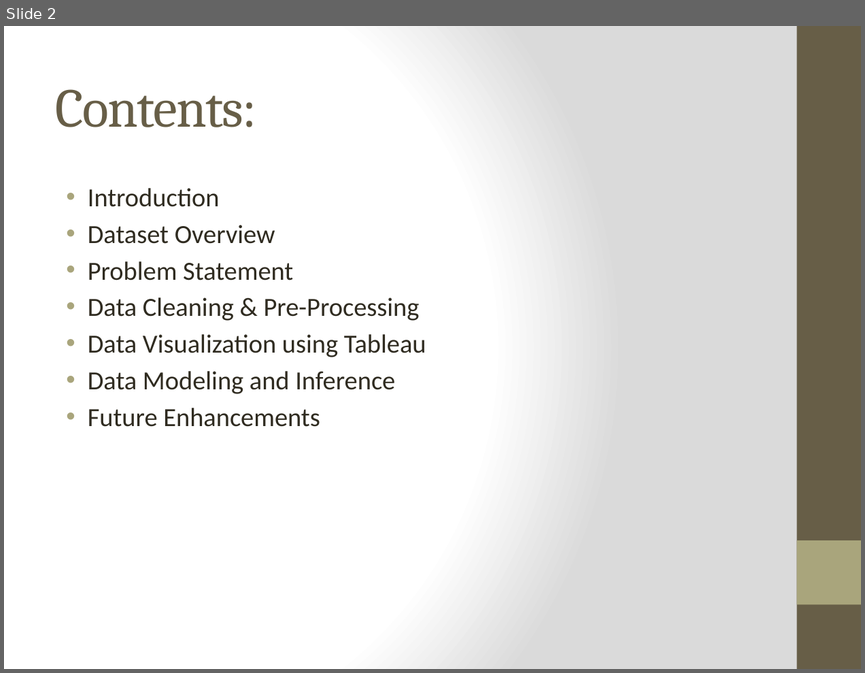
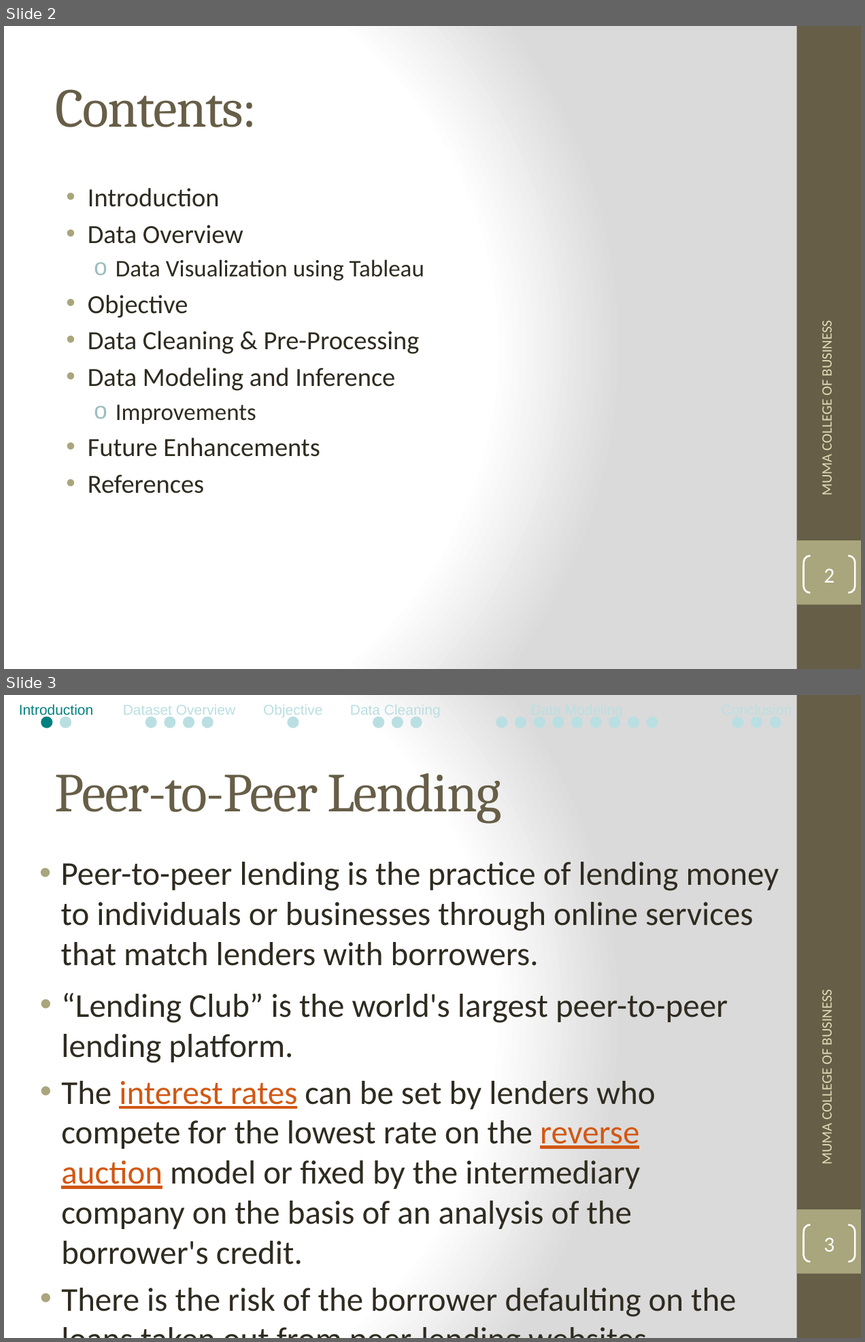
Before and after one commit to bibinjose/Data-Mining-Project, a slide deck: Data Mining-Project_PPT-Peer-to-Peer Lending.pptx. Shown one above the other, each under a label of ours: slide 2 before the commit, slides 2 and 3 after it. The pictures are 865x673 and 865x1342 pixels, drawn with LibreOffice and Linux fonts; fonts in the diff are those of the drawing. Boxes give left, top, right and bottom in pixels: in the first picture for what was removed or moved away, otherwise in the second. Text is boxed around its words. In the diff, an @@ line names an element or a change of style, - is before the commit and + after.

```diff
--- a/Data Mining-Project_PPT-Peer-to-Peer Lending.pptx
+++ b/Data Mining-Project_PPT-Peer-to-Peer Lending.pptx
@@ slide 3 added at <box>4,695,861,1338</box>, background gradient #FFFFFF to #DADADA; not listed: 2 template elements that a slide beside it also shows @@
@@ group added at <box>19,704,781,727</box>: 22 ellipses, 4 texts @@
+Introduction
+Dataset Overview
+Objective
+Data Cleaning
@@ title added at <box>55,773,501,824</box>, 46 pt, text #675E47 @@
+Peer-to-Peer Lending
@@ text added at <box>61,862,779,966</box>, 28 pt, text #2F2B20 @@
+• Peer-to-peer lending is the practice of lending money to individuals or businesses through online services that match lenders with borrowers.
@@ text added at <box>61,993,736,1317</box>, 28 pt, text #2F2B20 @@
+• “Lending Club” is the world's largest peer-to-peer lending platform.
+• The interest rates can be set by lenders who compete for the lowest rate on the reverse auction model or fixed by the intermediary company on the basis of an analysis of the borrower's credit.
+• There is the risk of the borrower defaulting on the loans taken out from peer-lending websites.
@@ text added at <box>818,996,836,1163</box>, 12 pt, text #DFDCB7 @@
+MUMA COLLEGE OF BUSINESS
@@ page number added at <box>804,1225,855,1261</box>, outline #FFFFFF 1.5 pt, 18 pt, text #FFFFFF @@
+3
@@ slide 2 changed as well @@
@@ text at <box>88,225,243,318</box>: text changed; size 22 to 20 pt @@
-• Dataset Overview
-• Problem Statement
+• Data Overview
+  o Data Visualization using Tableau
+• Objective
@@ text added at <box>818,327,836,494</box>, 12 pt, text #DFDCB7 @@
+MUMA COLLEGE OF BUSINESS
@@ text at <box>88,334,426,357</box>: paragraph removed @@
-• Data Visualization using Tableau
@@ text at <box>116,404,256,424</box>: paragraph added @@
+  o Improvements
@@ text at <box>88,474,204,493</box>: paragraph added @@
+• References
@@ page number added at <box>804,556,855,592</box>, outline #FFFFFF 1.5 pt, 18 pt, text #FFFFFF @@
+2
```
Also in this commit, not shown: 11 other slides changed, 11 other slides added, 1 slide removed.
